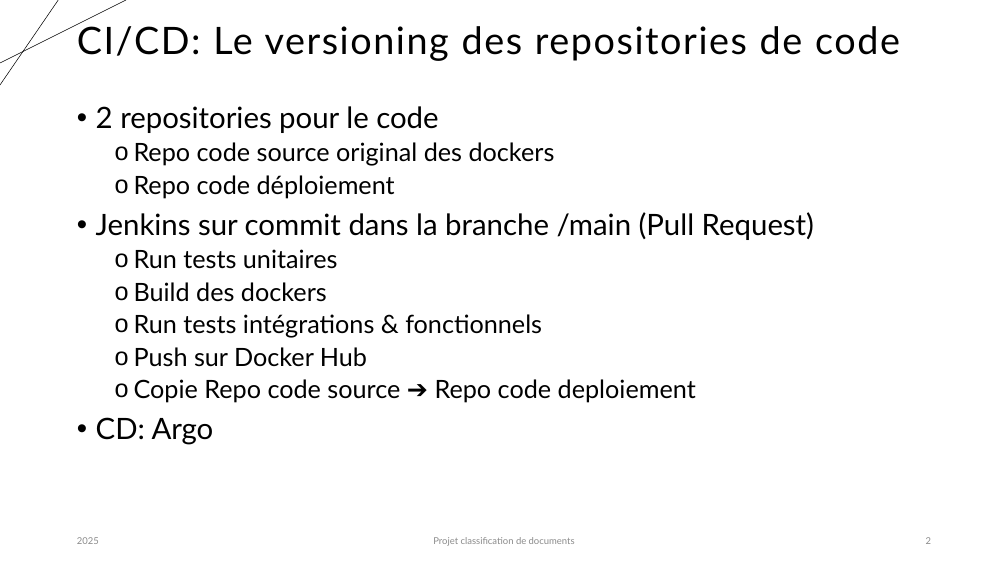
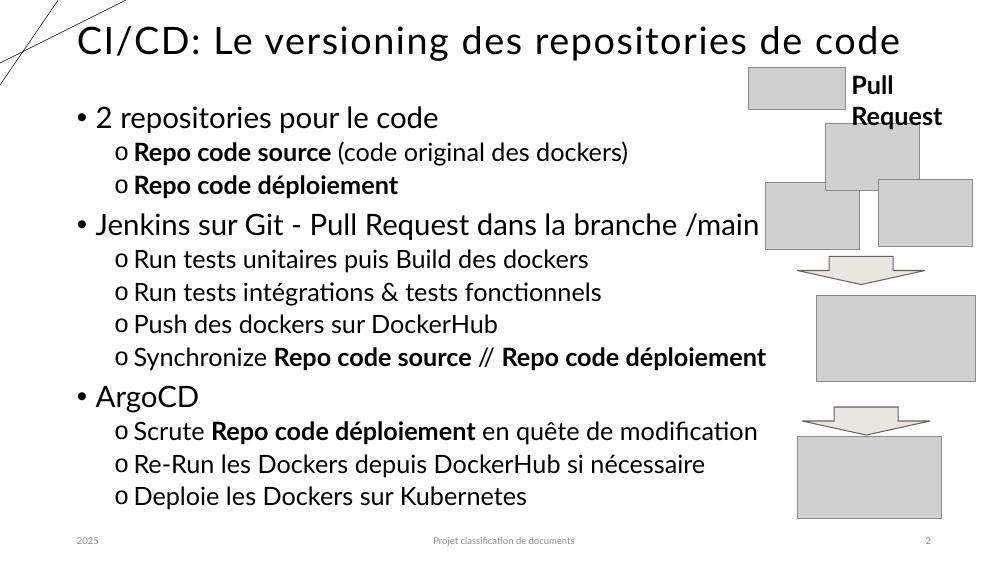
Before and after one commit to karned-formation/SEP24-MLOPS-SAKE, a slide deck: slide 2 of report/Projet_classification_MLOps_Partie4_Killian.pptx. Drawn at 1008x567 pixels with LibreOffice and Linux fonts; fonts in the diff are those of the drawing; grey boxes stand for pictures. Boxes give left, top, right and bottom in pixels: in the first picture for what was removed or moved away, otherwise in the second. Text is boxed around its words. In the diff, an @@ line names an element or a change of style, - is before the commit and + after.

```diff
--- a/report/Projet_classification_MLOps_Partie4_Killian.pptx
+++ b/report/Projet_classification_MLOps_Partie4_Killian.pptx
@@ picture added at [749,68,846,110] @@
@@ text added at [851,75,942,129], 24 pt, text #000000, bold @@
+Pull Request
@@ text at [134,141,628,166]: text changed @@
-  o Repo code source original des dockers
+  o Repo code source (code original des dockers)
@@ picture added at [825,123,919,191] @@
@@ text at [134,175,399,198]: bold on in "Repo code déploiement" @@
@@ picture added at [879,179,972,247] @@
@@ picture added at [765,182,859,250] @@
@@ text at [96,213,767,510]: text changed @@
-• Jenkins sur commit dans la branche /main (Pull Request)
-  o Run tests unitaires
-  o Build des dockers
-  o Run tests intégrations & fonctionnels
-  o Push sur Docker Hub
-  o Copie Repo code source ➔ Repo code deploiement
-• CD: Argo
+• Jenkins sur Git - Pull Request dans la branche /main
+  o Run tests unitaires puis Build des dockers
+  o Run tests intégrations & tests fonctionnels
+  o Push des dockers sur DockerHub
+  o Synchronize Repo code source // Repo code déploiement
+• ArgoCD
+  o Scrute Repo code déploiement en quête de modification
+  o Re-Run les Dockers depuis DockerHub si nécessaire
+  o Deploie les Dockers sur Kubernetes
@@ right arrow added at [798,256,926,284], fill #E9E6DF, outline #666562 1 pt @@
@@ picture added at [817,296,976,382] @@
@@ right arrow added at [802,407,930,435], fill #E9E6DF, outline #666562 1 pt @@
@@ picture added at [797,437,941,518] @@
```
Also in this commit, not shown: 4 other slides changed, 2 other files.
